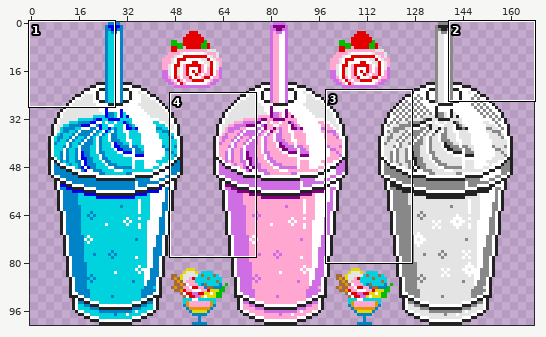
Sprite sheet -- templates/Sectors/PixelTraa/cb_milkshakes.png. Above: a wide view before the commit, with the close-up outlined.
Close-up. As it was:
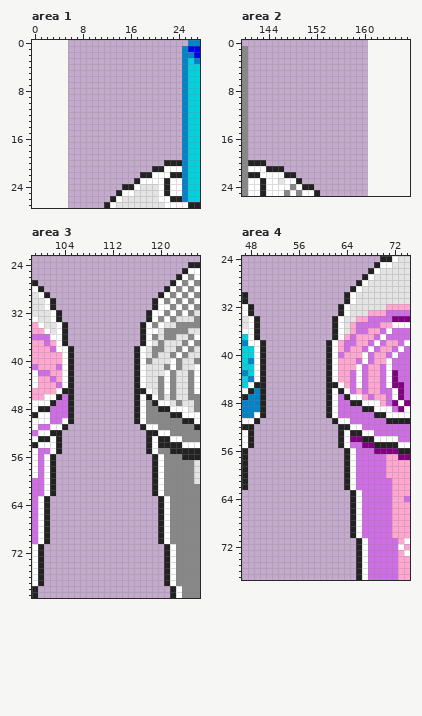
The file is 155x101 pixels. Shown: area 1: x 0..27, y 0..27; area 2: x 140..167, y 0..25; area 3: x 99..126, y 23..79; area 4: x 47..74, y 24..77. The old version is drawn lined up with the new one, on the new canvas.
New version:
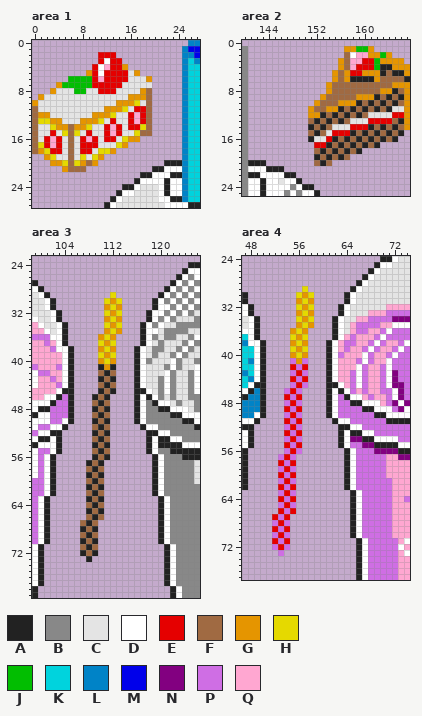
Palette (. is transparent): A #222222  B #888888  C #e4e4e4  D #ffffff  E #e50000  F #a06a42  G #e59500  H #e5d900  J #02be01  K #00d3dd  L #0083c7  M #0000ea  N #820080  P #cf6ee4  Q #ffa7d1
Change:
canvas 155x101 -> 168x101, the old top-left corner now at 6,0
Area 1:
y 2: x 11..13 ... -> EEE
y 3: x 11..14 .... -> EDEE
y 4: x 10..15 ...... -> EDQEEG
y 5: x 9..17 ......... -> GEDEEEECG
y 6: x 6..19 .............. -> JJJJEQEEEECCCG
y 7: x 4..19 ................ -> GJJJJJEEEEECCCCC
y 8: x 3..19 ................. -> GCCCJJCCEEECCCCGF
y 9: x 1..19 ................... -> GCCCCCCCCCCCCCCGGGF
y 10: x 0..19 .................... -> GCCCCCCCCCCCCCGGGHCF
y 11: x 0..19 .................... -> FCCCCCCCCCCCGGGHCEEF
y 12: x 0..19 .................... -> FGGCCCCCCCGGGHCCEQEF
y 13: x 0..19 .................... -> FHHGGCCCGGGHCECCEQEF
y 14: x 0..19 .................... -> FCCHGGFGGHCCEQECEEHF
y 15: x 0..19 .................... -> FCCECHFHCECCEQECCHFF
y 16: x 0..17 .................. -> FCEQECFCEQECEECHGG
y 17: x 0..15 ................ -> FHEQECFCEEECCCHG
y 18: x 0..13 .............. -> FGHEECFCEECHHG
y 19: x 2..11 .......... -> GHCCFCHCHG
y 20: x 3..10 ........ -> GGHFHGFG
y 21: x 5..8 .... -> GFFF
Area 2:
y 1: x 157..161 ..... -> GGJJG
y 2: x 157..164 ........ -> FDQQGGJG
y 3: x 156..166 ........... -> GFQQEEJGGGG
y 4: x 156..167 ............ -> GFQEEEJAAGGG
y 5: x 155..167 ............. -> GFGEEGGGAFAAG
y 6: x 155..167 ............. -> GFGAAAAGFFFFA
y 7: x 154..167 .............. -> GFFFFFFFFFFGGG
y 8: x 154..167 .............. -> GFFFFFFFFGGAFG
y 9: x 153..167 ............... -> GFFFFFGGGAFAFAG
y 10: x 152..167 ................ -> GFFFGGGAFAFAFAFG
y 11: x 151..167 ................. -> GFFGGAFAFAFAFACCG
y 12: x 151..167 ................. -> GGAFAFAFAFCCCCEEG
y 13: x 151..167 ................. -> FAFAFAFCCCEEEEFAG
y 14: x 151..167 ................. -> AFAFCCCEEEAFAFAFG
y 15: x 151..166 ................ -> FAFCEEEAFAFAFAFA
y 16: x 151..165 ............... -> ACCEAFAFAFAFAFA
y 17: x 152..162 ........... -> EEAFAFAFAFA
y 18: x 152..159 ........ -> FAFAFAFA
y 19: x 152..157 ...... -> AFAFAF
y 20: x 152..154 ... -> FAF
Area 3:
y 29: x 112 . -> H
y 30: x 111..113 ... -> HGH
y 31: x 111..113 ... -> GHG
y 32: x 111..113 ... -> HGH
y 33: x 111..113 ... -> GHG
y 34: x 111..113 ... -> HGH
y 35: x 111..113 ... -> GHG
y 36: x 110..112 ... -> GHG
y 37: x 110..112 ... -> HGH
y 38: x 110..112 ... -> GHG
y 39: x 110..112 ... -> HGH
y 40: x 110..112 ... -> GHG
y 41: x 110..112 ... -> AGA
y 42: x 110..112 ... -> FAF
y 43: x 110..112 ... -> AFA
y 44: x 110..112 ... -> FAF
y 45: x 110..112 ... -> AFA
y 46: x 109..111 ... -> AFA
y 47: x 109..111 ... -> FAF
y 48: x 109..111 ... -> AFA
y 49: x 109..111 ... -> FAF
y 50: x 109..111 ... -> AFA
y 51: x 109..111 ... -> FAF
y 52: x 109..111 ... -> AFA
y 53: x 109..111 ... -> FAF
y 54: x 109..111 ... -> AFA
y 55: x 109..111 ... -> FAF
y 56: x 109..111 ... -> AFA
y 57: x 108..110 ... -> AFA
y 58: x 108..110 ... -> FAF
y 59: x 108..110 ... -> AFA
y 60: x 108..110 ... -> FAF
y 61: x 108..110 ... -> AFA
y 62: x 108..110 ... -> FAF
y 63: x 108..110 ... -> AFA
y 64: x 108..110 ... -> FAF
y 65: x 108..110 ... -> AFA
y 66: x 108..110 ... -> FAF
y 67: x 107..109 ... -> FAF
y 68: x 107..109 ... -> AFA
y 69: x 107..109 ... -> FAF
y 70: x 107..109 ... -> AFA
y 71: x 107..109 ... -> FAF
y 72: x 107..109 ... -> AFA
y 73: x 108 . -> A
Area 4:
y 29: x 57 . -> H
y 30: x 56..58 ... -> HGH
y 31: x 56..58 ... -> GHG
y 32: x 56..58 ... -> HGH
y 33: x 56..58 ... -> GHG
y 34: x 56..58 ... -> HGH
y 35: x 56..58 ... -> GHG
y 36: x 55..57 ... -> GHG
y 37: x 55..57 ... -> HGH
y 38: x 55..57 ... -> GHG
y 39: x 55..57 ... -> HGH
y 40: x 55..57 ... -> GHG
y 41: x 55..57 ... -> PGP
y 42: x 55..57 ... -> EPE
y 43: x 55..57 ... -> PEP
y 44: x 55..57 ... -> EPE
y 45: x 55..57 ... -> PEP
y 46: x 54..56 ... -> PEP
y 47: x 54..56 ... -> EPE
y 48: x 54..56 ... -> PEP
y 49: x 54..56 ... -> EPE
y 50: x 54..56 ... -> PEP
y 51: x 54..56 ... -> EPE
y 52: x 54..56 ... -> PEP
y 53: x 54..56 ... -> EPE
y 54: x 54..56 ... -> PEP
y 55: x 54..56 ... -> EPE
y 56: x 54..56 ... -> PEP
y 57: x 53..55 ... -> PEP
y 58: x 53..55 ... -> EPE
y 59: x 53..55 ... -> PEP
y 60: x 53..55 ... -> EPE
y 61: x 53..55 ... -> PEP
y 62: x 53..55 ... -> EPE
y 63: x 53..55 ... -> PEP
y 64: x 53..55 ... -> EPE
y 65: x 53..55 ... -> PEP
y 66: x 53..55 ... -> EPE
y 67: x 52..54 ... -> EPE
y 68: x 52..54 ... -> PEP
y 69: x 52..54 ... -> EPE
y 70: x 52..54 ... -> PEP
y 71: x 52..54 ... -> EPE
y 72: x 52..54 ... -> PEP
y 73: x 53 . -> P
Changed places in both close-ups, as pixel boxes (x1, y1, x2, y2):
added: (32, 52, 152, 172)
added: (308, 46, 410, 166)
added: (80, 292, 122, 562)
added: (272, 286, 314, 556)
